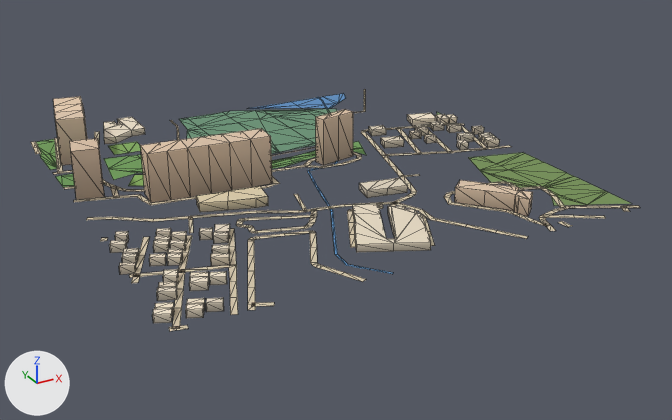
Renders of the glTF model public/assets/bengaluru-region-v1/tiles/t16_-18-l0.glb from each side of a commit.
Camera for both pictures: a camera (50 mm lens) standing at (7811.0, -9611.0, 379.0) and looking at (8266.0, -8783.0, -35.0). The axes (+X, +Y, +Z) are drawn at lower left. The lights are the same throughout. The first picture is the older version. Mesh edges are drawn as thin lines. Vertices at exactly the same position are counted once.

Objects in the first picture: 'building', 'ground', 'water'.
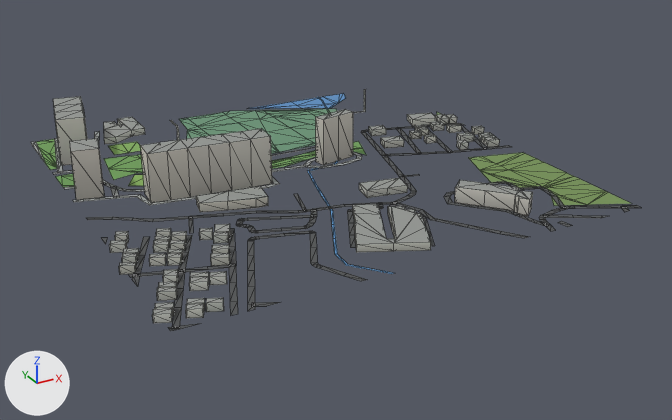
Location of each change, [x1, y1, x2, y2] in pixels of the pictures (672 x 420 px; the box of a moved part takes in the faces that stretch with it):
'ground', reshaped: before [31, 89, 640, 331]; after [31, 89, 641, 331]
part 1 of me_building, recoloured: [53, 96, 533, 323] in both
part 2 of me_ground, moved or reshaped: before [31, 89, 640, 331]; after [31, 89, 641, 331]
part 3 of me_ground, moved or reshaped: [459, 123, 511, 149] in both
part 4 of me_ground, recoloured: [54, 94, 624, 328] in both

The edits, one by one:
me_building is used by ob_building; location (8000.0, -9000.0, 0.0).
me_building had 550 vertices, 740 faces and spanned x -7.0..504.0, y 10.0..519.0, z 0.0..54.0.
me_building now has 550 vertices, 906 faces and spans x -7.0..504.0, y 10.0..519.0, z 0.0..54.0.
me_building part 1: 740 kept faces spanning x -7.0..504.0, y 10.0..519.0, z 0.0..54.0 get new vertex colours.
me_ground is used by ob_ground; location (8000.0, -9000.0, 0.0).
Verts and faces of me_ground; kept vertices keep their numbers, new ones are numbered from 853.
Before the commit, vertices of me_ground: 713 (495.0, 310.0, 1.0) at pixel (457, 123), 714 (492.0, 305.0, 1.0) at pixel (458, 124), 715 (502.0, 306.0, 1.0) at pixel (463, 123), 716 (498.0, 301.0, 1.0) at pixel (464, 125), 839 (470.0, 221.0, 1.0) at pixel (484, 147).
Before the commit, vertices of me_ground: 840 (468.0, 215.0, 1.0) at pixel (486, 149), 841 (501.0, 213.0, 1.0) at pixel (509, 145), 842 (499.0, 207.0, 1.0) at pixel (511, 146).
me_ground had 853 vertices, 844 faces and spanned x -3.0..502.0, y -3.0..501.0, z 1.0.
me_ground now has 861 vertices, 850 faces and spans x 0.0..500.0, y 0.0..500.0, z 1.0.
Part 2, on me_ground:
35 vertices are removed from x -3.0..499.0, y -3.0..501.0, z 1.0.
62 faces are deleted.
7 vertices in x 1.0..501.0, y 6.0..246.0, z 1.0 move by (-1.0, 1.0, 0.0).
5 vertices in x 29.0..295.0, y 79.0..501.0, z 1.0 move by (0.0, -1.0, 0.0).
4 vertices in x -1.0..448.0, y 48.0..252.0, z 1.0 move by (1.0, -1.0, 0.0).
4 vertices in x 35.0..204.0, y 239.0..499.0, z 1.0 move by (0.0, 1.0, 0.0).
3 vertices in x 51.0..382.0, y 1.0, z 1.0 move by (-1.0, -1.0, 0.0).
3 vertices in x 56.0..387.0, y -1.0, z 1.0 move by (1.0, 1.0, 0.0).
29 vertices move from x -3.0..478.0, y -3.0..471.0, z 1.0 to x 0.0..484.0, y 0.0..486.0, z 1.0.
40 vertices are added at x 0.0..500.0, y 0.0..500.0, z 1.0.
67 new faces join them.
Part 3, on me_ground:
Vertices deleted: 715, 841 (with the faces that use them).
Vertex 716 moves to (500.0, 307.0, 1.0), pixel (462, 123).
Vertex 842 moves to (500.0, 213.0, 1.0), pixel (508, 145).
New vertex 886 is at (500.0, 300.0, 1.0), pixel (465, 125).
New vertex 894 is at (500.0, 207.0, 1.0), pixel (512, 146).
New vertex 895 is at (500.0, 214.0, 1.0), pixel (508, 145).
New vertex 896 is at (499.0, 210.0, 1.0), pixel (509, 146).
New vertex 897 is at (500.0, 210.0, 1.0), pixel (510, 146).
New faces: (714, 886, 716), (840, 894, 842), (895, 896, 897).
me_ground part 4: 490 kept faces spanning x 0.0..500.0, y 0.0..500.0, z 1.0 get new vertex colours; the middle colour goes from beige #d7c9ae to dark grey #535556.
